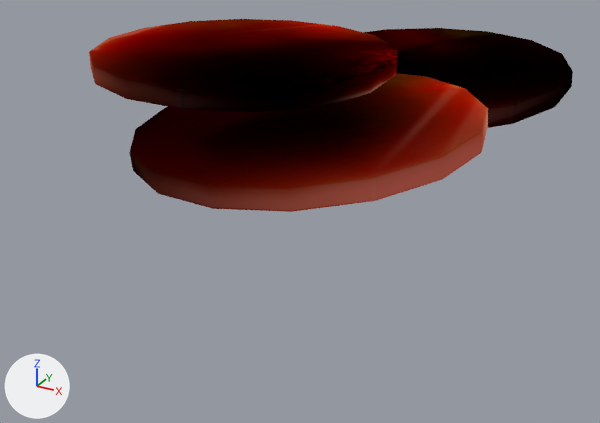
An edit to the glTF model front/public/stylized_burger/tomato.glb, drawn before and after from the same camera.
Both versions are drawn from a 50 mm camera at (0.462, -0.796, 0.482) aimed at (0.004, 0.036, 0.065). The lights are fixed; the arrows at lower left show +X, +Y and +Z. Vertices at the same position are counted once.

The first picture shows 'tomato'.
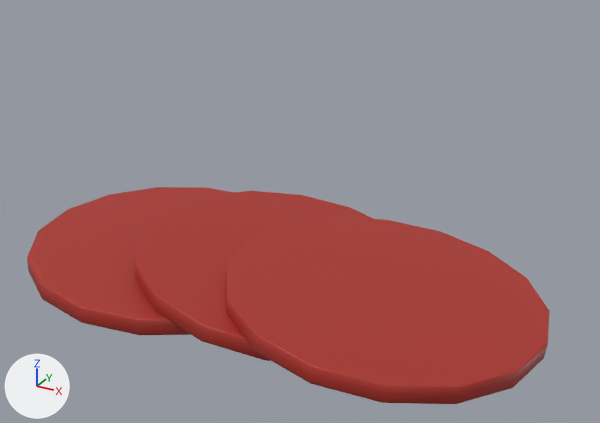
Patch to the scene script:
```diff
--- a/front/public/stylized_burger/tomato.glb.py
+++ b/front/public/stylized_burger/tomato.glb.py
@@ mat_tomato_3_004 @@
+mat_tomato_3_004 = principled_material('tomato_3.004')
+mat_tomato_3_004.base_color = (0.413, 0.0296, 0.0203)  # red #ac3027
@@ mat_tomato_2_004 @@
+mat_tomato_2_004 = principled_material('tomato_2.004')
+mat_tomato_2_004.base_color = (0.413, 0.0296, 0.0203)  # red #ac3027
@@ mat_tomato_1_004 @@
+mat_tomato_1_004 = principled_material('tomato_1.004')
+mat_tomato_1_004.base_color = (0.413, 0.0296, 0.0203)  # red #ac3027
@@ me_object_13 @@
 me_object_13.from_pydata(...)  # 336 vertices, 660 faces; spans x -0.3..0.62, y -0.46..0.48, z -0.47..1.51
 # used by ob_tomato; location = (0.094, 0.165, 0.223); rotation_euler = (-0.00783, 0.0665, -2.165), in degrees (-0.4, 3.8, -124); scale = (0.621, 0.622, 0.0358)
-me_object_13.materials.append(mat_tomato_1)
-me_object_13.materials.append(mat_tomato_3)
+# me_object_13 part 1: the loose piece of 112 vertices spanning x -0.01..0.6, y -0.46..0.15, z 0.15..1.51 is multiplied about its middle by the matrix ((0.706, -0.7, 0.006), (0.7, 0.712, 0.002), (-1.665, 0.885, 0.996)), then moved by (0.04, -0.17, -1.91)
+# me_object_13 part 2: the loose piece of 112 vertices spanning x 0.04..0.62, y -0.13..0.48, z -0.47..0.71 is multiplied about its middle by the matrix ((1.014, -0.182, -0.003), (0.181, 0.978, 0.005), (0.713, -1.681, 0.998)), then moved by (-0.19, -0.36, -0.6)
+# me_object_13 part 3: all 220 faces that had it switch from mat_tomato_2 to mat_tomato_3_004 (red #ac3027)
+me_object_13.materials.append(mat_tomato_1_004)  # red #ac3027
+me_object_13.materials.append(mat_tomato_2_004)  # red #ac3027
@@ ob_tomato @@
 ob_tomato = bpy.data.objects.new('tomato', me_object_13)
-ob_tomato.location = (0.094, 0.165, 0.223)
-ob_tomato.rotation_euler = (-0.00783, 0.0665, -2.165)  # degrees (-0.4, 3.8, -124)
-ob_tomato.scale = (0.621, 0.622, 0.0358)
+ob_tomato.location = (0.138, 0.0, 0.0)
+ob_tomato.rotation_euler = (-0.0508, -0.0899, -2.341)  # degrees (-2.9, -5.2, -134)
+ob_tomato.scale = (0.622, 0.622, 0.0357)
```

Boxes (x1, y1, x2, y2) around the edits, measured in the pictures (600 x 423 px; the box of a moved part takes in the faces that stretch with it):
'tomato', recoloured, reshaped, moved, turned, rescaled
    before: (89, 19, 573, 212)
    after: (27, 187, 549, 404)
part 1 of me_object_13, moved or reshaped
    before: (89, 19, 397, 112)
    after: (27, 187, 235, 335)
part 2 of me_object_13, moved or reshaped
    before: (129, 73, 488, 212)
    after: (135, 191, 373, 361)
part 3 of me_object_13, recoloured
    before: (364, 28, 573, 128)
    after: (225, 217, 549, 404)
